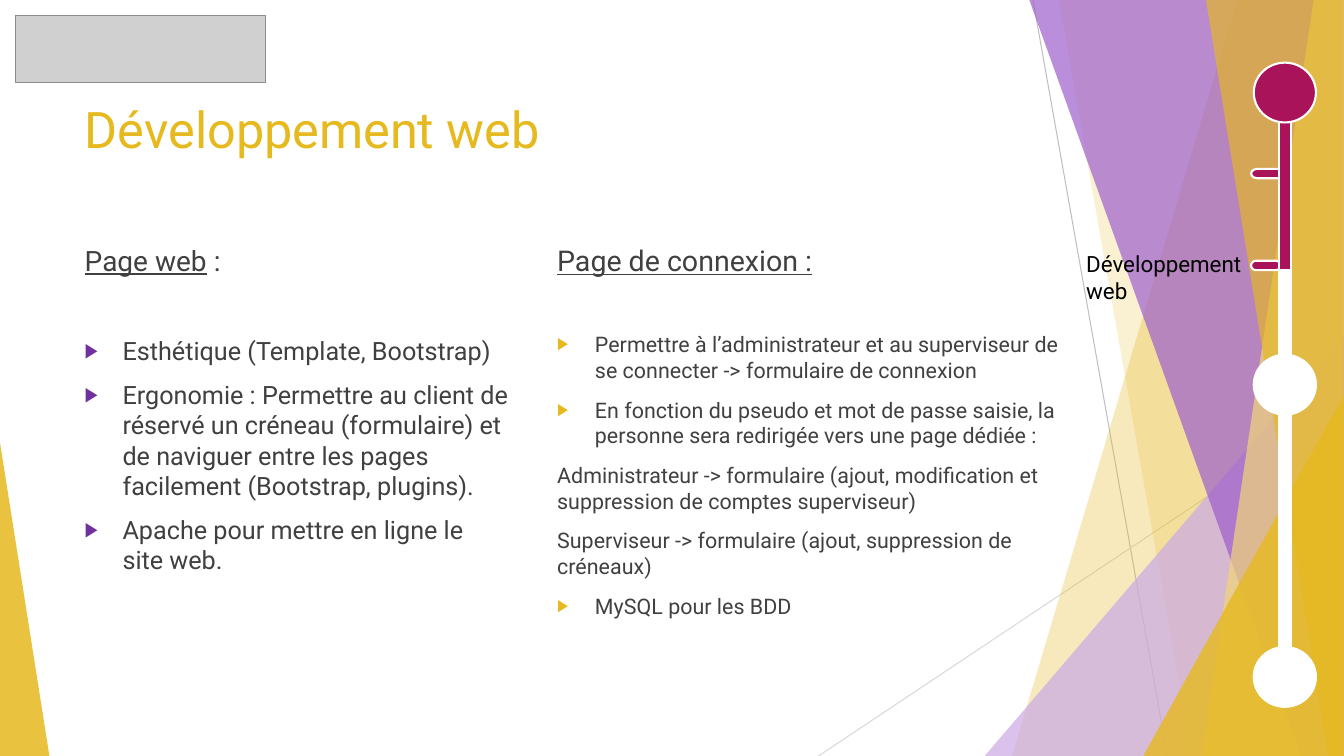
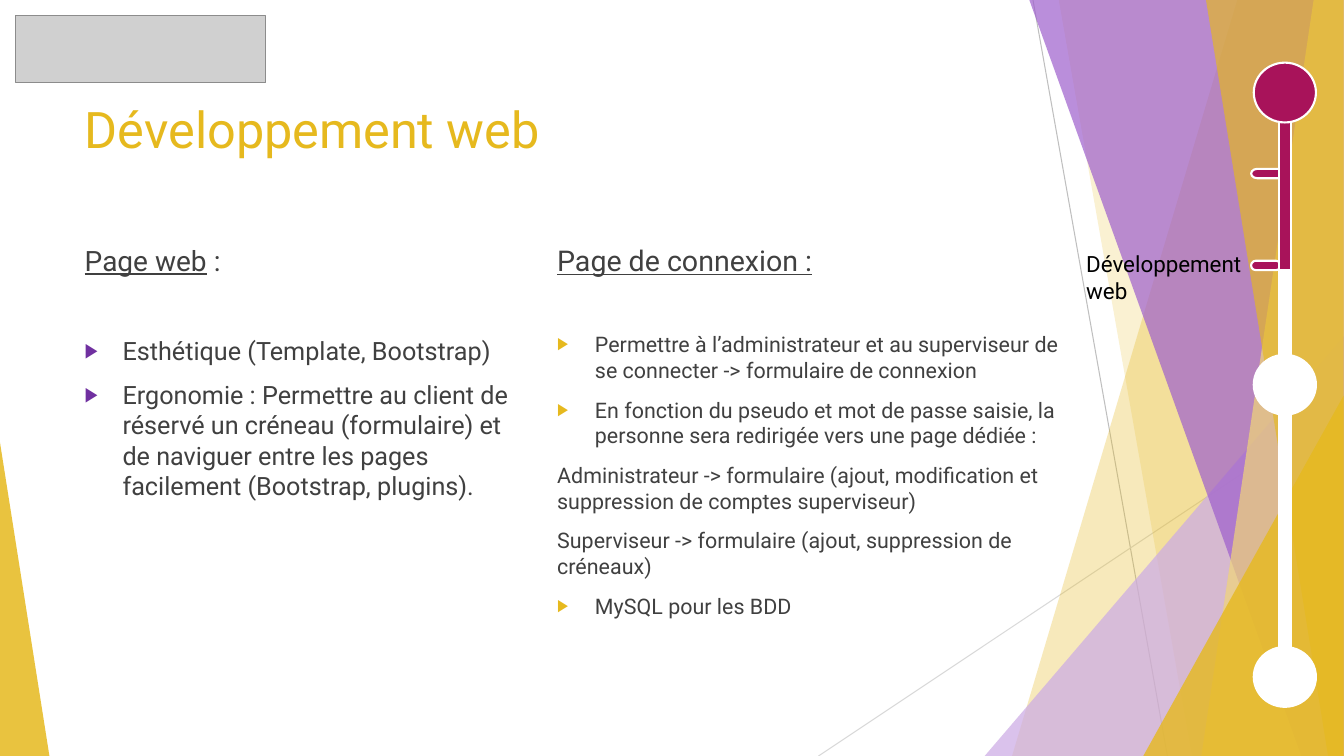
Before and after one commit to GuiguiMvn/Systeme-Escape-Game-Telethon, a slide deck: slide 5 of Cyril/Projet Théléton.pptx. Drawn at 1344x756 pixels with LibreOffice and Linux fonts; fonts in the diff are those of the drawing; grey boxes stand for pictures. Boxes give left, top, right and bottom in pixels: in the first picture for what was removed or moved away, otherwise in the second. Text is boxed around its words. In the diff, an @@ line names an element or a change of style, - is before the commit and + after.

Commit message:
MAJ Diapo

```diff
--- a/Cyril/Projet Théléton.pptx
+++ b/Cyril/Projet Théléton.pptx
@@ text at box(123, 520, 463, 570): paragraph removed @@
-▶ Apache pour mettre en ligne le site web.
```
